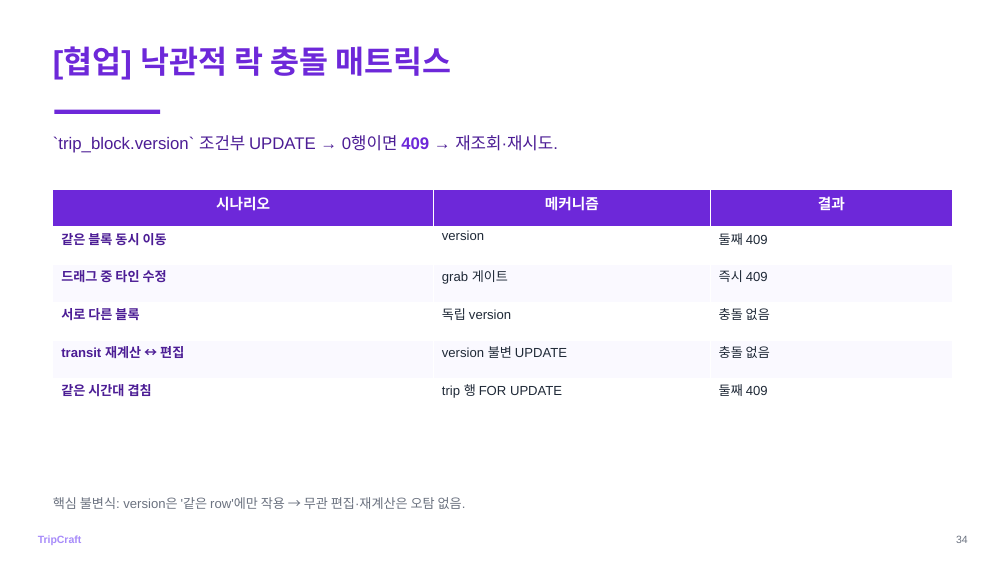
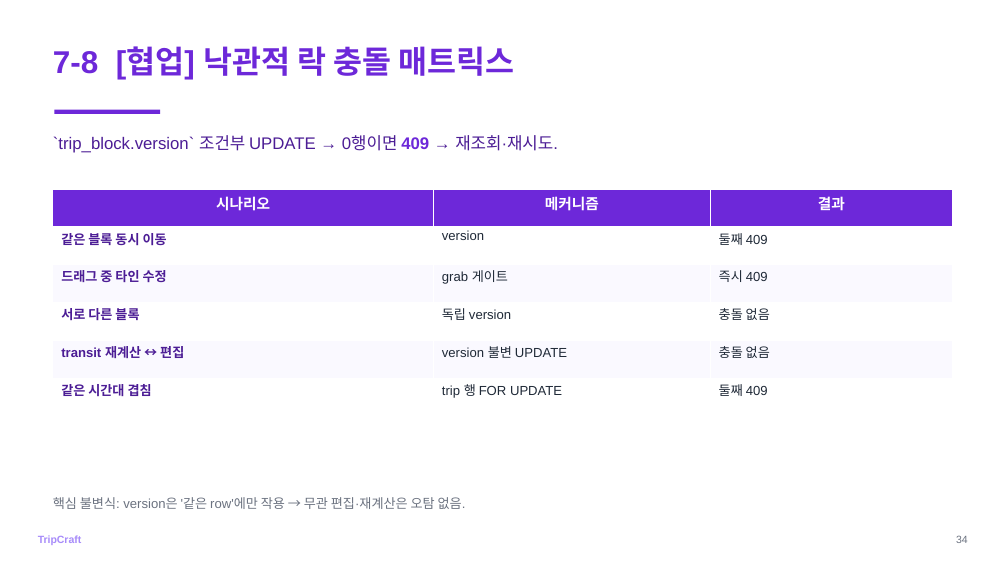
Before and after one commit to DreamingGenie/TripCraft, a slide deck: slide 42 of docs/06_submission/ppt/발표.pptx (slide 41 before the commit). Drawn at 1008x567 pixels with LibreOffice and Linux fonts; fonts in the diff are those of the drawing. Boxes give left, top, right and bottom in pixels: in the first picture for what was removed or moved away, otherwise in the second. Text is boxed around its words. In the diff, an @@ line names an element or a change of style, - is before the commit and + after.

```diff
--- a/docs/06_submission/ppt/발표.pptx
+++ b/docs/06_submission/ppt/발표.pptx
@@ text at box(53, 46, 515, 79): text changed @@
-[협업] 낙관적 락 충돌 매트릭스
+7-8 [협업] 낙관적 락 충돌 매트릭스
```
Also in this commit, not shown: 40 other slides changed, 9 slides added, 2 other files.
